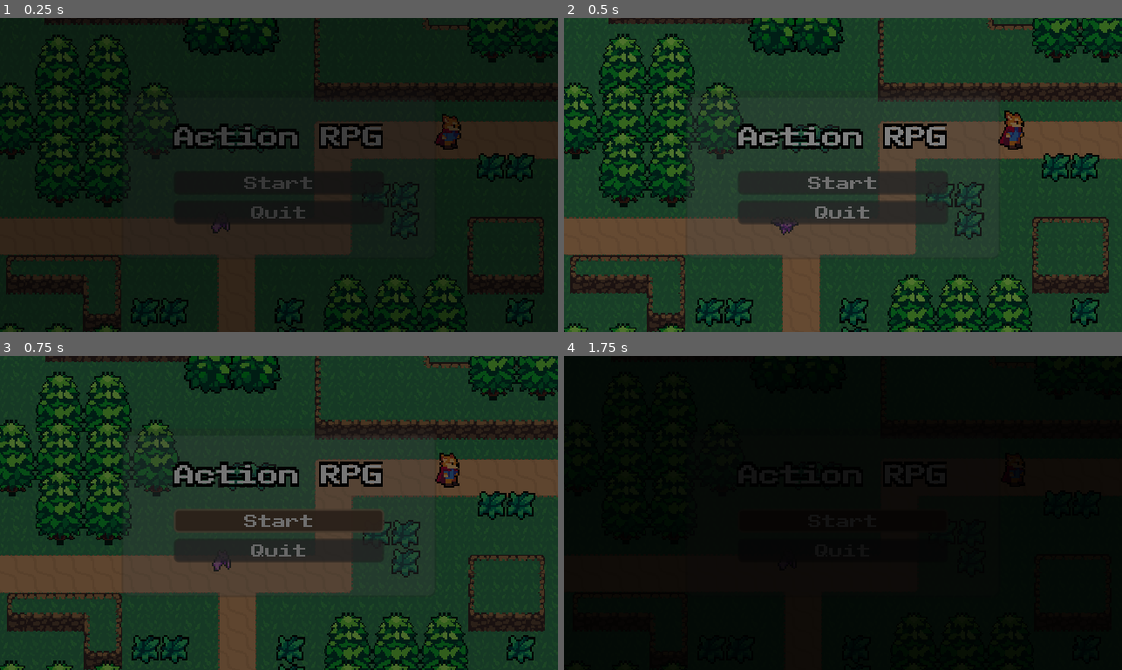
Above: before the commit, frames 1-4 (two rows, left to right).
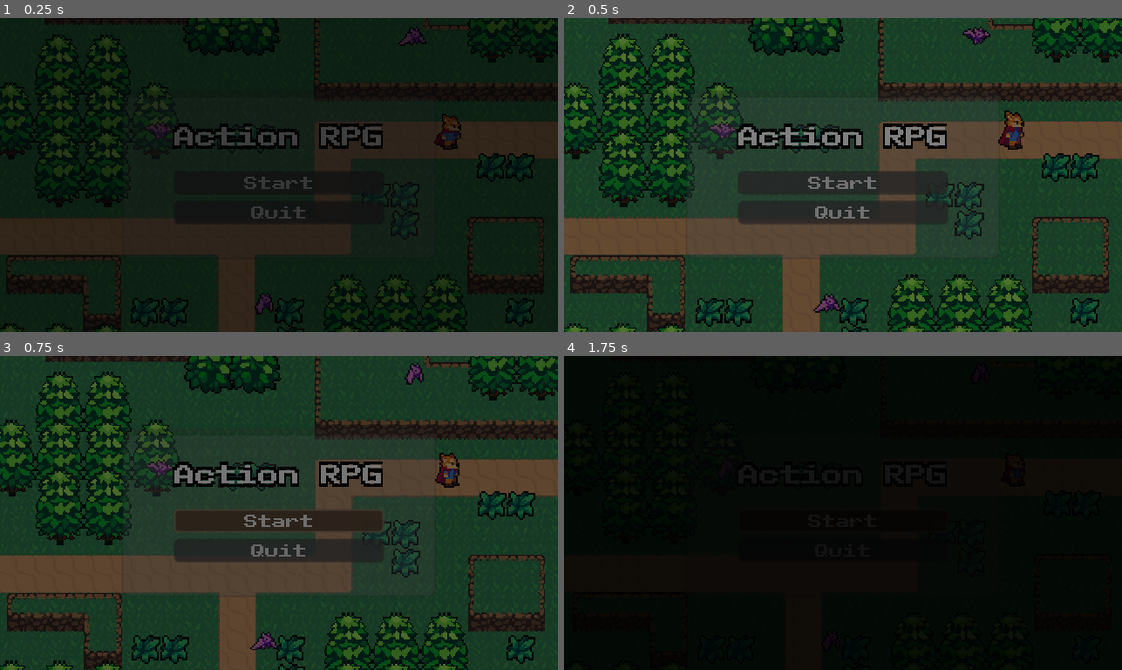
Above: after the commit, the same moments.

Repository: Zapzoop/pixelatedjam
Game: Godot game, scene res://UI/main_menu/MainMenu.tscn
Two runs of this game, one before a commit and one after it. Both use one fixed random seed, a clock stepped at 60 frames per second and the inputs below.
Inputs:
- Up to frame 1 (0.25 s): no input
- Up to frame 2 (0.5 s): no input
- Up to frame 3 (0.75 s): click "Start" at 0.5 s
- Up to frame 4 (1.75 s): click "Start" at 1.25 s

The runs differ from the first frame. In frame 1, 0.4% of the frame differs, in the area x 26-77%, y 2-95%; in frame 2, 0.5%, in the area x 26-77%, y 2-94%; in frame 3, 0.5%; in frame 4, less than 0.1%.

Commit message:
Fixed bat sprites

Diff:
--- a/UI/main_menu/MainMenu.tscn
+++ b/UI/main_menu/MainMenu.tscn
@@ -573,17 +573,9 @@
 atlas = ExtResource( 12 )
 region = Rect2( 32, 0, 16, 24 )
 
-[sub_resource type="AtlasTexture" id=62]
-atlas = ExtResource( 12 )
-region = Rect2( 48, 0, 16, 24 )
-
-[sub_resource type="AtlasTexture" id=63]
-atlas = ExtResource( 12 )
-region = Rect2( 64, 0, 16, 24 )
-
 [sub_resource type="SpriteFrames" id=64]
 animations = [ {
-"frames": [ SubResource( 59 ), SubResource( 60 ), SubResource( 61 ), SubResource( 62 ), SubResource( 63 ) ],
+"frames": [ SubResource( 59 ), SubResource( 60 ), SubResource( 61 ) ],
 "loop": true,
 "name": "default",
 "speed": 10.0
@@ -650,10 +642,25 @@
 playing = true
 
 [node name="Bat" type="AnimatedSprite" parent="."]
-position = Vector2( -46, 43 )
+position = Vector2( -10, 110 )
 scale = Vector2( 1.45, 1.4 )
 frames = SubResource( 64 )
-frame = 4
+frame = 2
+playing = true
+
+[node name="Bat2" type="AnimatedSprite" parent="."]
+position = Vector2( -97, -33 )
+scale = Vector2( 1.45, 1.4 )
+frames = SubResource( 64 )
+speed_scale = 1.1
+playing = true
+
+[node name="Bat3" type="AnimatedSprite" parent="."]
+position = Vector2( 114, -112 )
+scale = Vector2( 1.45, 1.4 )
+frames = SubResource( 64 )
+frame = 1
+speed_scale = 0.9
 playing = true
 
 [node name="MainMenuUI" type="CanvasLayer" parent="."]
Not shown: 1 places in UI/main_menu/MainMenu.tscn that only renumber resources
